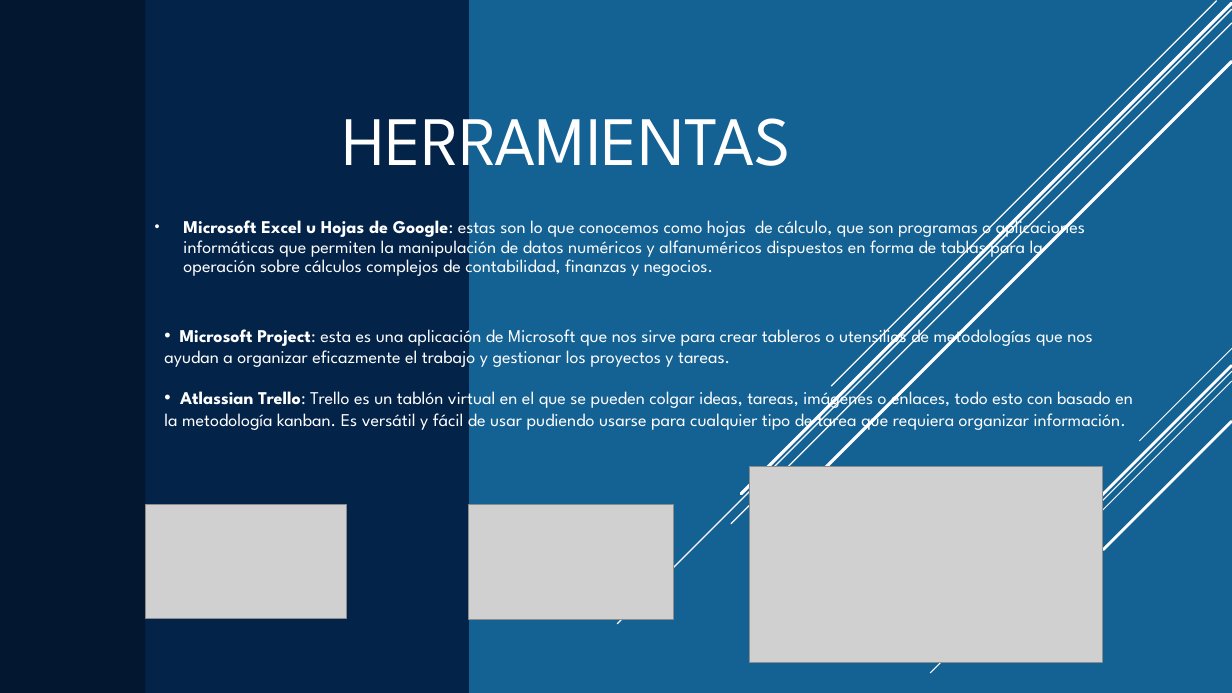
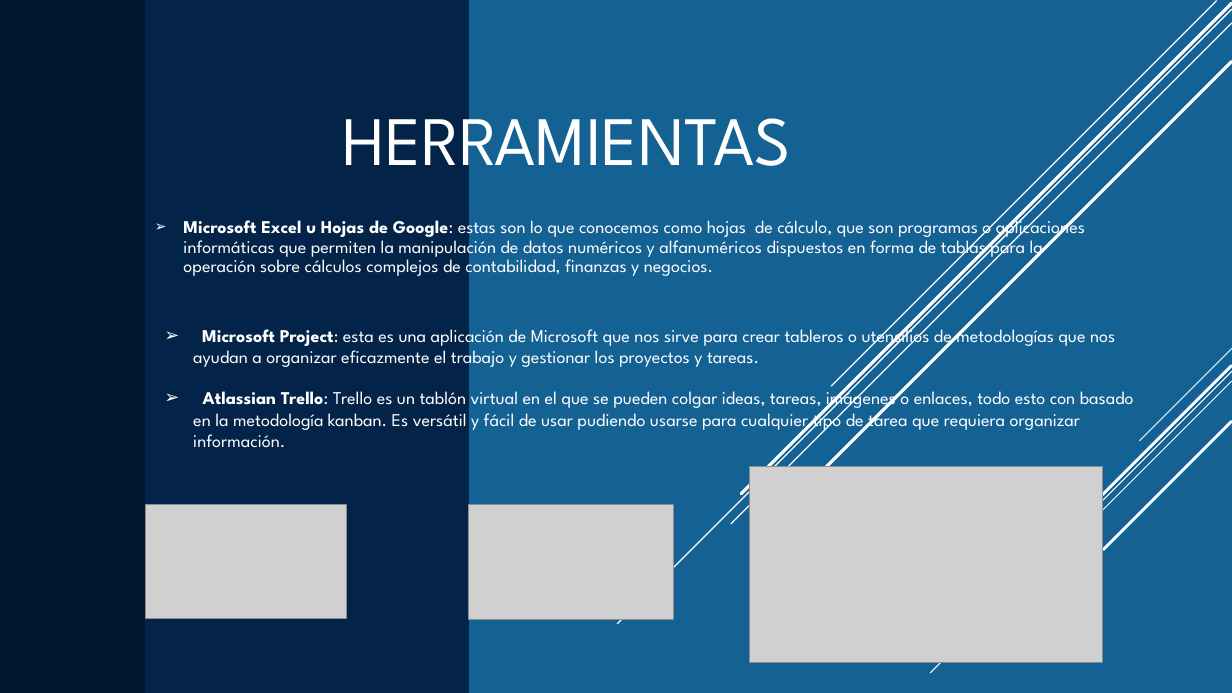
Before and after one commit to maraloeDev/Grado_SuperiorDAM, a slide deck: slide 4 of Entornos de Desarrollo/1º Evaluación/Pacticas/Practica2/Tareas/Presentación SmartSheet.pptx. Drawn at 1232x693 pixels with LibreOffice and Linux fonts; fonts in the diff are those of the drawing; grey boxes stand for pictures. Boxes give left, top, right and bottom in pixels: in the first picture for what was removed or moved away, otherwise in the second. Text is boxed around its words. In the diff, an @@ line names an element or a change of style, - is before the commit and + after.

```diff
--- a/Entornos de Desarrollo/1º Evaluación/Pacticas/Practica2/Tareas/Presentación SmartSheet.pptx
+++ b/Entornos de Desarrollo/1º Evaluación/Pacticas/Practica2/Tareas/Presentación SmartSheet.pptx
@@ bullet • to ➢ in 3 elements at (183,215,1085,279), (193,323,1115,370), (193,386,1134,448) @@
```
Also in this commit, not shown: 4 other slides changed, 1 slide added, 1 slide removed, 1 other file.
